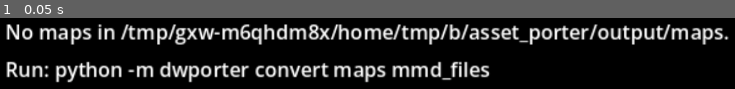
Above: before the commit, frame 1.
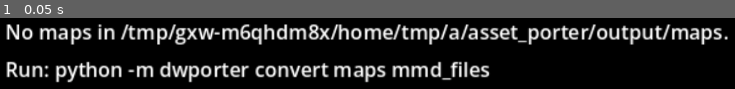
Above: after the commit, the same moment.

Repository: SDCaFlo/dw_godot4
Game: Godot game, scene res://scenes/field/field.tscn
Same seed, same stepped clock (60 frames per second), same inputs: the game is played once before the commit and once after it. This scene is started directly instead of the project's main scene.
Inputs:
- Up to frame 1 (0.05 s): no input

The runs differ from the first frame. In frame 1, 3.9% of the frame differs, in the area x 61-100%, y 8-39%.

Commit message:
fix(field): fade in from black and hide iris after death hospital warp

Diff:
--- a/scripts/field/hosts/death_host.gd
+++ b/scripts/field/hosts/death_host.gd
@@ -149,20 +149,40 @@
 
 
 func _warp_to_recovery_hospital() -> void:
+	if iris != null:
+		iris.hide_iris()
+	var gs := _get_game_state()
+	if gs != null and gs.state.has("partner") and gs.state["partner"].has("care"):
+		var care: Dictionary = gs.state["partner"]["care"]
+		if int(care.get("remaining_lifetime", 0)) <= 0:
+			care["remaining_lifetime"] = 360
 	var target_map := determine_death_map()
 	if tamer != null and tamer.change_map.is_valid():
 		tamer.change_map.call(target_map, 1)
+	var f := _get_fade()
+	if f != null:
+		f.fade_from_black(0x14)
+	if partner != null:
+		partner.set_state(Partner.STATE_IDLE)
 
 
 func _finish_scene() -> void:
 	is_active = false
 	if iris != null:
-		iris.visible = false
+		iris.hide_iris()
 	if tamer != null:
 		tamer.camera_follow = true
 	# Set script sync bit to release WAIT_FOR_ENTITY in section 0x4DE / script 212
 	if script_ctx != null:
 		script_ctx.sync_bit = 1
+
+
+func _get_fade() -> Fade:
+	if fade != null:
+		return fade
+	if tamer != null and tamer.fade != null:
+		return tamer.fade
+	return null
 
 
 ## Selects destination map according to PSX decompilation (murd.c:781, dooa.c:1734):
--- a/scripts/ui/death_iris.gd
+++ b/scripts/ui/death_iris.gd
@@ -64,6 +64,12 @@
 	_update_shader(0.0)
 
 
+func hide_iris() -> void:
+	active = false
+	visible = false
+	_update_shader(1.0)
+
+
 func tick() -> bool:
 	if not active:
 		return true
--- a/tests/test_death_reincarnation.gd
+++ b/tests/test_death_reincarnation.gd
@@ -362,6 +362,9 @@
 			"Clinic open trigger routes to Jijimon House late (Map 205)")
 
 	# Test cutscene progression for Battle Loss
+	var fade := Fade.new()
+	fade._ready()
+	death_host.fade = fade
 	ctx.sync_bit = 0
 	death_host.start_scene(ScriptInterpreter.ROUTINE_BATTLE_LOSS)
 	_check(death_host.is_active, "DeathHost is active upon starting battle loss")
@@ -377,12 +380,19 @@
 	for i in 61:
 		death_host.tick()
 	_check(death_host.scene_phase == 4, "DeathHost advances to phase 4 (Warp completed)")
+	_check(not death_host.iris.visible, "DeathIris is hidden upon warp")
+	_check(fade.in_current > 0, "Fade from black is initiated after hospital warp")
 
 	# Advance warp delay (10 frames) -> Scene finishes and sync_bit is set
 	for i in 11:
 		death_host.tick()
 	_check(not death_host.is_active, "DeathHost finishes scene after warp")
 	_check(ctx.sync_bit == 1, "DeathHost sets script sync_bit upon completion")
+
+	# Tick fade to completion
+	for i in 25:
+		fade.tick()
+	_check(fade.progress == 0 and not fade.visible, "Fade finishes completely clear (no black screen)")
 
 	interp.death_host = null
 
